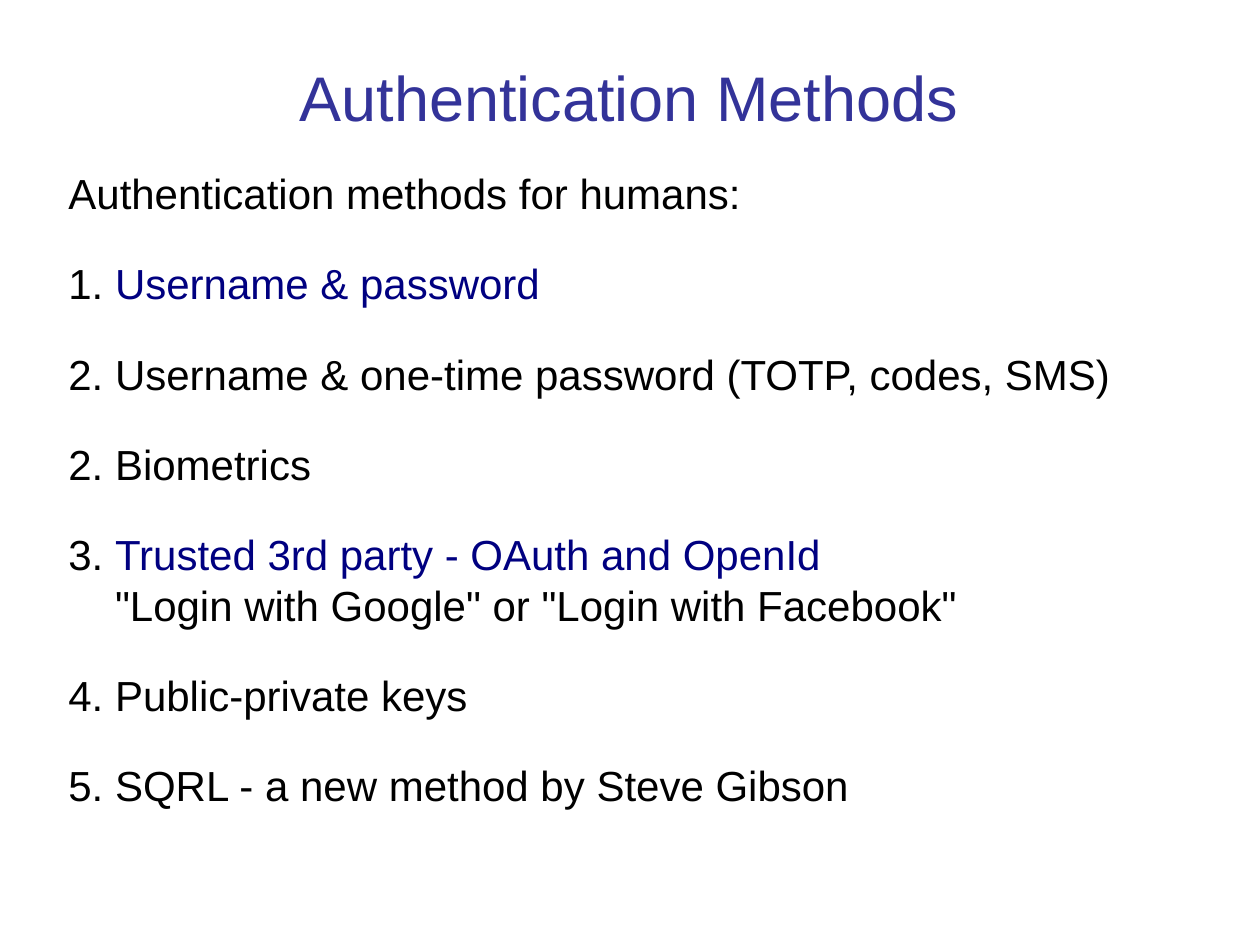
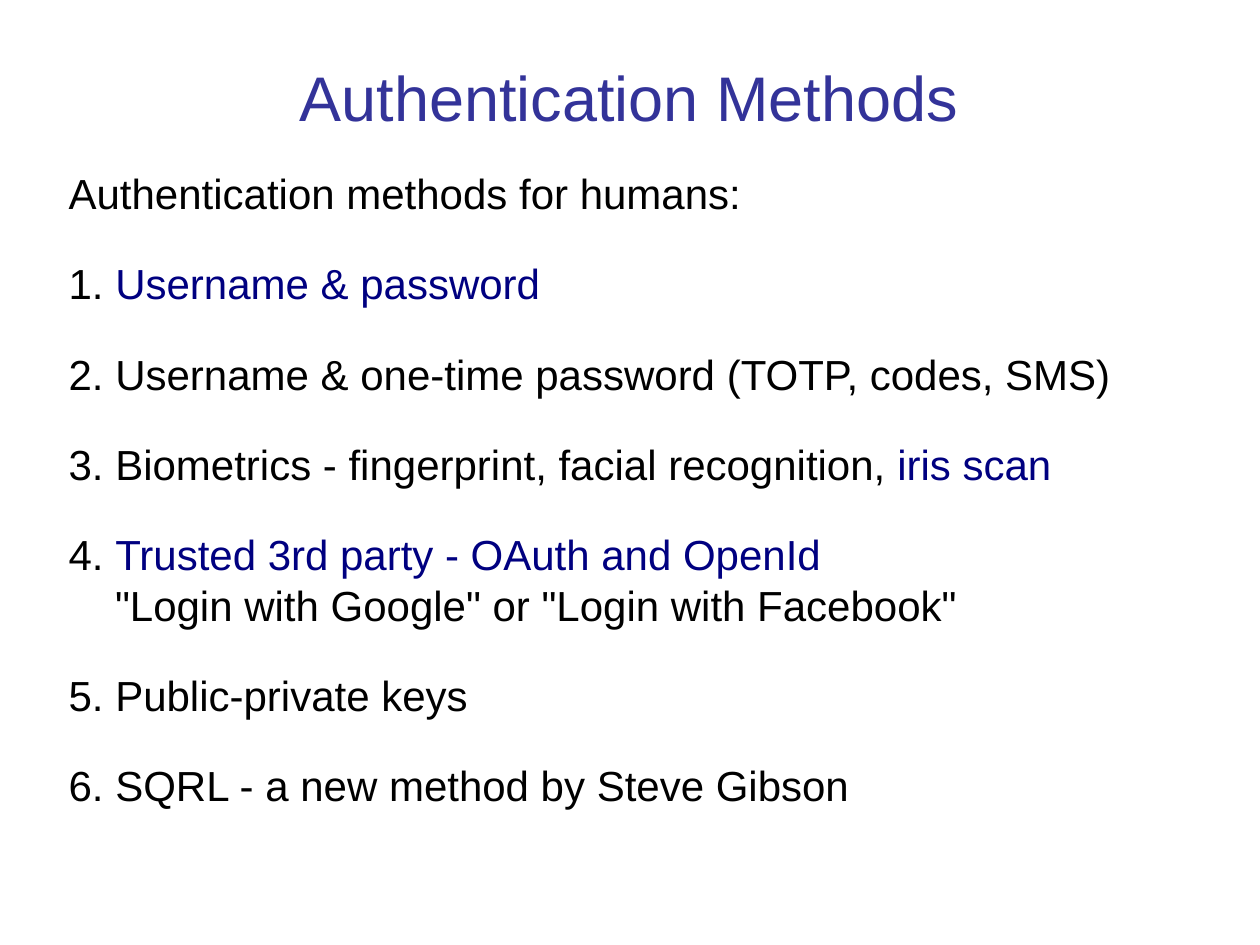
Before and after one commit to cpske/ISP, a slide deck: slide 4 of authentication/Authentication-and-Authorization.ppt. Drawn at 1260x945 pixels with LibreOffice and Linux fonts; fonts in the diff are those of the drawing. Boxes give left, top, right and bottom in pixels: in the first picture for what was removed or moved away, otherwise in the second. Text is boxed around its words. In the diff, an @@ line names an element or a change of style, - is before the commit and + after.

```diff
--- a/authentication/Authentication-and-Authorization.ppt
+++ b/authentication/Authentication-and-Authorization.ppt
@@ text at [69,449,1052,809]: text changed @@
-2. Biometrics
-3. Trusted 3rd party - OAuth and OpenId
-"Login with Google" or "Login with Facebook"
-4. Public-private keys
-5. SQRL - a new method by Steve Gibson
+3. Biometrics - fingerprint, facial recognition, iris scan
+4. Trusted 3rd party - OAuth and OpenId
+"Login with Google" or "Login with Facebook"
+5. Public-private keys
+6. SQRL - a new method by Steve Gibson
```
Also in this commit, not shown: 3 other slides changed, 9 slides added, 4 other files.
